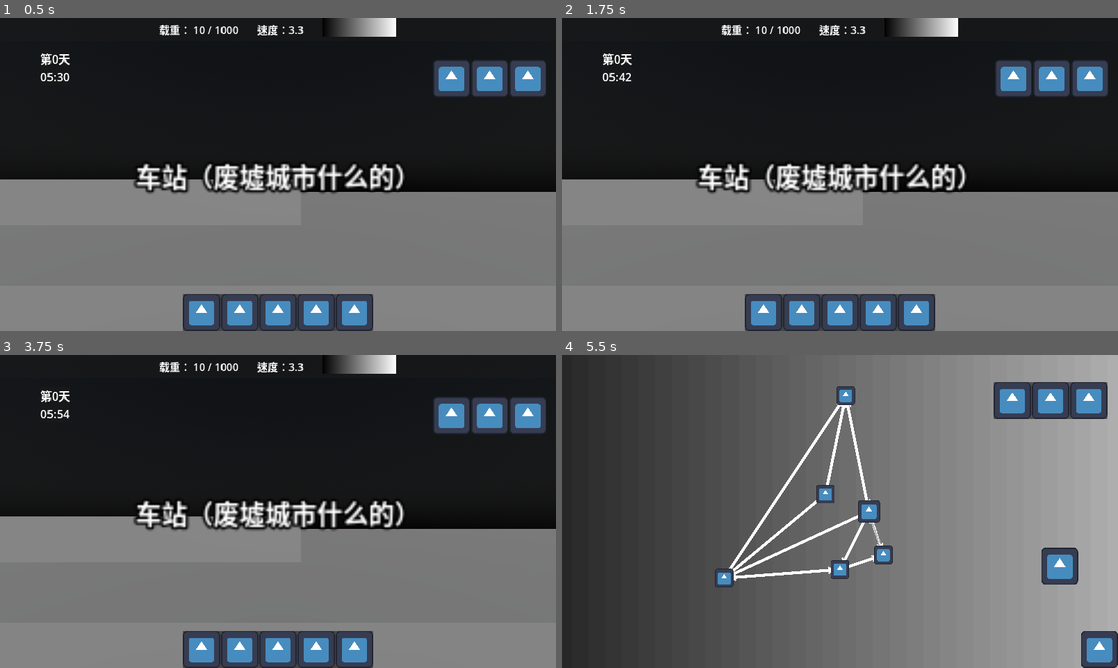
Above: before the commit, frames 1-4 (two rows, left to right).
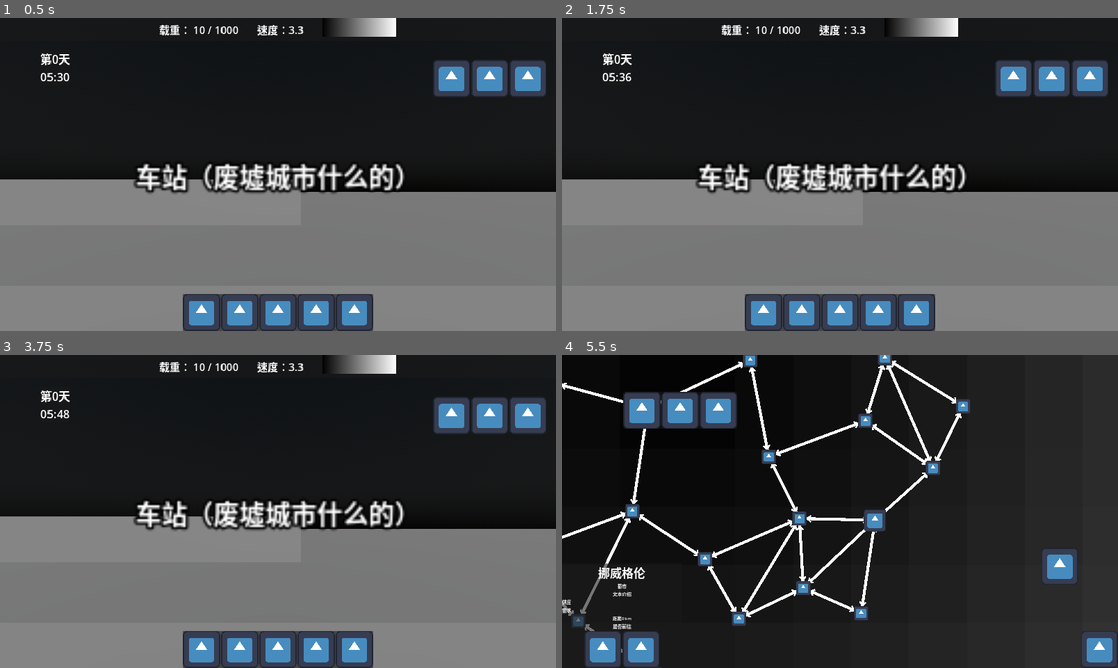
Above: after the commit, the same moments.

Repository: lxdua/EndingLine
Game: Godot game, scene res://Scene/BaseScene/base_scene.tscn
The game is run twice, just before and just after one commit, with the same random seed, the same clock (stepped at 60 frames per second) and the same inputs. This scene is started directly instead of the project's main scene. The engine's default icon, where the game draws it, is replaced by a stand-in: a white triangle on a blue panel in a dark square.
Inputs (mouse positions are in pixels of both pictures, inside the frame that each line leads up to):
- Up to frame 1 (0.5 s): no input
- Up to frame 2 (1.75 s): click (1090, 77) at 0.5 s; click (1051, 77) at 1.25 s
- Up to frame 3 (3.75 s): click (489, 414) at 2 s; click (200, 649) at 2.75 s; click (239, 649) at 3.5 s
- Up to frame 4 (5.5 s): click (840, 649) at 4.25 s; click (895, 527) at 5.02 s

Frame 1 is identical in both runs. In frame 2, less than 0.1% of the frame differs, in the area x 10-13%, y 17-21%; in frame 3, less than 0.1%; in frame 4, 95%, in the area x 0-100%, y 0-100%.

Commit message:
程序化生成地图+最短路重写

Diff:
--- a/endinglinetry/Class/MapRes/map_res.gd
+++ b/endinglinetry/Class/MapRes/map_res.gd
@@ -5,7 +5,7 @@
 @export var station_pos_list: Array[Vector2]
 
 ## 三个参数分别是 起点编号 终点编号 路程
-@export var track_list: Array[Vector3i]
+@export var track_list: Array[Array]
 
-## 三个参数分别是 起点编号 终点编号 路程 建造花费
-@export var buildable_track_list: Array[Vector4i]
+## 四个参数分别是 起点编号 终点编号 路程 建造花费
+@export var buildable_track_list: Array[Array]
--- a/endinglinetry/Global/Curtain/curtain_layer.gd
+++ b/endinglinetry/Global/Curtain/curtain_layer.gd
@@ -11,6 +11,7 @@
 	await curtain_animation_player.animation_finished
 
 func fade_out():
+	Engine.time_scale = 1.0
 	curtain_animation_player.play("curtain fade out")
 
 func curtain_change_scene(file: String, tip: String = ""):
--- /dev/null
+++ b/endinglinetry/Global/GlobalVar/global_var.gd
@@ -0,0 +1,4 @@
+extends Node
+
+
+var time_scale: float = 1.0
--- a/endinglinetry/Scene/BaseScene/TrainStatsManager/train_stats_manager.gd
+++ b/endinglinetry/Scene/BaseScene/TrainStatsManager/train_stats_manager.gd
@@ -69,7 +69,7 @@
 
 @export var train_speed_label: Label
 
-var current_speed: float = 5.0:
+var current_speed: float = 1.0:
 	set(v):
 		current_speed = clamp(v, 0, INF)
 		update_train_speed_label()
--- a/endinglinetry/Scene/BaseScene/base_scene.gd
+++ b/endinglinetry/Scene/BaseScene/base_scene.gd
@@ -95,10 +95,10 @@
 	get_tree().set_pause(false)
 
 func _on_speed_up_button_button_down() -> void:
-	Engine.set_time_scale(10.0)
+	GlobalVar.time_scale = 10.0
 
 func _on_speed_up_button_button_up() -> void:
-	Engine.set_time_scale(1.0)
+	GlobalVar.time_scale = 1.0
 
 #endregion
 
@@ -137,7 +137,7 @@
 	clock_label.text += str(minute)
 
 func _on_clock_timer_timeout() -> void:
-	current_time += 6
+	current_time += 6 * GlobalVar.time_scale
 
 func is_daytime():
 	return 6 <= hour and hour <= 18
--- a/endinglinetry/Scene/BaseScene/base_scene.tscn
+++ b/endinglinetry/Scene/BaseScene/base_scene.tscn
@@ -36,6 +36,7 @@
 [node name="SecondarySceneRoot" type="Node2D" parent="."]
 
 [node name="RouteSelectionScene" parent="SecondarySceneRoot" node_paths=PackedStringArray("train_stats_manager") instance=ExtResource("2_7vr7o")]
+station_num = 30
 train_stats_manager = NodePath("../../TrainStatsManager")
 
 [node name="UI" type="CanvasLayer" parent="."]
--- a/endinglinetry/Scene/PlayerBody/player_body.tscn
+++ b/endinglinetry/Scene/PlayerBody/player_body.tscn
@@ -148,7 +148,7 @@
 sprite_frames = SubResource("SpriteFrames_xbnwi")
 animation = &"idle"
 autoplay = "idle"
-frame_progress = 0.389237
+frame_progress = 0.92768
 
 [node name="PlayerBodyCollisionShape" type="CollisionShape3D" parent="."]
 transform = Transform3D(1, 0, 0, 0, 1, 0, 0, 0, 1, 0, 0.25, 0)
--- a/endinglinetry/Scene/PrisonScene/prison_scene.tscn
+++ b/endinglinetry/Scene/PrisonScene/prison_scene.tscn
@@ -8,7 +8,7 @@
 background_mode = 1
 
 [sub_resource type="BoxShape3D" id="BoxShape3D_0m0cr"]
-size = Vector3(3.47461, 2.39563, 3.75513)
+size = Vector3(13.189, 2.39563, 3.75513)
 
 [node name="PrisonScene" type="Node3D"]
 
@@ -38,7 +38,7 @@
 size = Vector3(32.2256, 7.61475, 10.6913)
 
 [node name="OmniLight3D" type="OmniLight3D" parent="."]
-transform = Transform3D(1, 0, 0, 0, 1, 0, 0, 0, 1, 0, 5.91278, -2.05726)
+transform = Transform3D(1, 0, 0, 0, 1, 0, 0, 0, 1, 0, 4.1373, -2.05726)
 omni_range = 66.3479
 omni_attenuation = 0.5
 
@@ -47,4 +47,5 @@
 script = ExtResource("3_itwpy")
 
 [node name="CollisionShape3D" type="CollisionShape3D" parent="PrisonSetOut"]
+transform = Transform3D(1, 0, 0, 0, 1, 0, 0, 0, 1, -4.85718, 0, 0)
 shape = SubResource("BoxShape3D_0m0cr")
--- a/endinglinetry/Scene/RouteSelectionScene/Station/station.gd
+++ b/endinglinetry/Scene/RouteSelectionScene/Station/station.gd
@@ -22,8 +22,7 @@
 
 #region UI交互相关
 
-func _on_station_area_input_event(viewport: Node, event: InputEvent, shape_idx: int) -> void:
-	if event.is_action_pressed("mouse_left"):
-		route_selection.destination_id = station_id
+func _on_station_texture_button_pressed() -> void:
+	route_selection.destination_id = station_id
 
 #endregion
--- a/endinglinetry/Scene/RouteSelectionScene/Station/station.tscn
+++ b/endinglinetry/Scene/RouteSelectionScene/Station/station.tscn
@@ -1,21 +1,25 @@
-[gd_scene load_steps=4 format=3 uid="uid://c76xtrc3nb60s"]
+[gd_scene load_steps=3 format=3 uid="uid://c76xtrc3nb60s"]
 
 [ext_resource type="Script" path="res://Scene/RouteSelectionScene/Station/station.gd" id="1_due88"]
 [ext_resource type="Texture2D" uid="uid://dgbe8puaplb6m" path="res://icon.svg" id="2_o0w6j"]
 
-[sub_resource type="CircleShape2D" id="CircleShape2D_v20il"]
-radius = 31.0161
-
 [node name="Station" type="Node2D"]
 script = ExtResource("1_due88")
 
-[node name="StationSprite" type="Sprite2D" parent="."]
-scale = Vector2(0.5, 0.5)
-texture = ExtResource("2_o0w6j")
+[node name="StationTextureButton" type="TextureButton" parent="."]
+anchors_preset = 8
+anchor_left = 0.5
+anchor_top = 0.5
+anchor_right = 0.5
+anchor_bottom = 0.5
+offset_left = -25.0
+offset_top = -25.0
+offset_right = 25.0
+offset_bottom = 25.0
+grow_horizontal = 2
+grow_vertical = 2
+texture_normal = ExtResource("2_o0w6j")
+ignore_texture_size = true
+stretch_mode = 0
 
-[node name="StationArea" type="Area2D" parent="."]
-
-[node name="StationCollisionShape" type="CollisionShape2D" parent="StationArea"]
-shape = SubResource("CircleShape2D_v20il")
-
-[connection signal="input_event" from="StationArea" to="." method="_on_station_area_input_event"]
+[connection signal="pressed" from="StationTextureButton" to="." method="_on_station_texture_button_pressed"]
--- a/endinglinetry/Scene/RouteSelectionScene/StationContentContainer/station_content_container.gd
+++ b/endinglinetry/Scene/RouteSelectionScene/StationContentContainer/station_content_container.gd
@@ -24,4 +24,4 @@
 	if distance == INF:
 		cost_label.text = "无法到达"
 	else:
-		cost_label.text = "距离" + str(distance) + "m"
+		cost_label.text = "距离" + str(int(distance)) + "km"
--- a/endinglinetry/Scene/RouteSelectionScene/route_selection_scene.gd
+++ b/endinglinetry/Scene/RouteSelectionScene/route_selection_scene.gd
@@ -5,20 +5,22 @@
 const TRACK: = preload("res://Scene/RouteSelectionScene/Track/track.tscn")
 const BUILDABLE_TRACK = preload("res://Scene/RouteSelectionScene/Track/buildable_track.tscn")
 
-const MAX_STATION_NUM: = 500
 const MAX_TRACK_LENGTH: = INF
 
+@export var seed_str: String
+@export var station_num: int = 20
+
 @export var train_stats_manager: TrainStatsManager
-
-@export var map_res: MapRes
 
 @export var track_root: Node2D
 @export var station_root: Node2D
 @export var train_in_map: Node2D
 
+@onready var map_res: MapRes = RandomMapMaker.make_random_map(station_num, seed_str)
+
 func _ready() -> void:
-	init_floyd()
 	create_map()
+	floyd()
 	init_train()
 	hide_station_content()
 
@@ -45,11 +47,11 @@
 	# 放路
 	var track_list = map_res.track_list
 	for track in track_list:
-		add_track(station_dict[track.x], station_dict[track.y], track.z)
+		add_track(station_dict[track[0]], station_dict[track[1]], track[2])
 	# 放没修建的路
 	var buildable_track_list = map_res.buildable_track_list
 	for track in buildable_track_list:
-		add_buildable_track(station_dict[track.x], station_dict[track.y], track.z, track.w)
+		add_buildable_track(station_dict[track[0]], station_dict[track[1]], track[2], track[3])
 	# 部署车站
 	for station_id in station_dict:
 		station_dict[station_id].deploy_station()
@@ -61,10 +63,6 @@
 	station_dict[idx] = new_station
 	station_root.add_child(new_station)
 	idx += 1
-
-func remove_station(station: Station): # TODO 别忘了还要废掉周围的路
-	station_dict.erase(station.station_id)
-	station.queue_free()
 
 func add_track(start_station: Station, end_station: Station, track_length: int):
 	var new_track: = TRACK.instantiate()
@@ -74,7 +72,7 @@
 	track_root.add_child(new_track)
 	start_station.station_connected_track.append(new_track)
 	end_station.station_connected_track.append(new_track)
-	update_track(start_station, end_station, track_length)
+
 
 func add_buildable_track(start_station: Station, end_station: Station, track_length: int, cost: int):
 	var new_buildable_track: = BUILDABLE_TRACK.instantiate()
@@ -84,15 +82,6 @@
 	new_buildable_track.cost = cost
 	track_root.add_child(new_buildable_track)
 
-func remove_track(track: Track):
-	track.queue_free()
-	update_track(track.start_station, track.end_station, MAX_TRACK_LENGTH)
-
-func update_track(start_station: Station, end_station: Station, track_length: int):
-	matrix[start_station.station_id][end_station.station_id] = min(matrix[start_station.station_id][end_station.station_id], track_length)
-	update_floyd(start_station.station_id)
-	update_floyd(end_station.station_id)
-
 #endregion
 
 #region 地图相关-最短路相关
@@ -104,23 +93,27 @@
 ## 最短路
 var shortest_path: Array[int] = []
 
-func init_floyd(n: int = MAX_STATION_NUM):
+
+func floyd():
 	matrix.clear()
-	for i in range(n):
+	for i in range(station_num):
 		matrix.append([])
 		mid_station.append([])
-		for j in range(n):
+		for j in range(station_num):
 			matrix[i].append(MAX_TRACK_LENGTH)
 			mid_station[i].append(-1)
-	for i in range(n):
+	for i in range(station_num):
 		matrix[i][i] = 0
-
-func update_floyd(k: int, n: int = MAX_STATION_NUM):
-	for x in range(n):
-		for y in range(n):
-			if matrix[x][y] > matrix[x][k] + matrix[k][y]:
-				matrix[x][y] = matrix[x][k] + matrix[k][y]
-				mid_station[x][y] = k
+	var track_list = map_res.track_list
+	for track in track_list:
+		matrix[track[0]][track[1]] = track[2]
+
+	for k in range(station_num):
+		for x in range(station_num):
+			for y in range(station_num):
+				if matrix[x][y] > matrix[x][k] + matrix[k][y]:
+					matrix[x][y] = matrix[x][k] + matrix[k][y]
+					mid_station[x][y] = k
 
 func get_shortest_path(start_station: Station, end_station: Station):
 	shortest_path.clear()
@@ -134,6 +127,7 @@
 	if k == -1:
 		shortest_path.append(y)
 	else:
+		prints(x, k, y)
 		calc_mid(x, k)
 		calc_mid(k, y)
 
@@ -153,6 +147,7 @@
 func build_track(buildable_track: BuildableTrack):
 	train_stats_manager.current_money -= buildable_track.cost
 	add_track(buildable_track.start_station, buildable_track.end_station, buildable_track.track_length)
+	map_res.track_list.append([buildable_track.start_station, buildable_track.end_station, buildable_track.track_length])
 	buildable_track.queue_free()
 
 #endregion
@@ -176,6 +171,8 @@
 
 var current_station_id: int
 
+var drive_tween: Tween
+
 ## 下一站清单
 var route_list: Array[int]
 
@@ -198,14 +195,16 @@
 	if is_driving:
 		print("更换目的地！")
 	else:
-		print("出发！")
+		print("出发！", route_list)
 		is_driving = true
 		set_out.emit(station_dict[current_station_id])
 		await get_tree().create_timer(1.0).timeout # 等黑屏
+
 		while not route_list.is_empty():
 			var next_station_id: int = route_list.pop_front()
 			print("正在前往", next_station_id)
-			var drive_tween = train_in_map.create_tween()
+			drive_tween = train_in_map.create_tween()
+			drive_tween.set_speed_scale(GlobalVar.time_scale)
 			drive_tween.tween_property(
 				train_in_map,
 				"global_position",
@@ -213,6 +212,7 @@
 				matrix[current_station_id][next_station_id] / train_stats_manager.current_speed,
 				)
 			await drive_tween.finished
+
 			current_station_id = next_station_id
 		is_driving = false
 		arrive.emit(station_dict[current_station_id].station_scene)
@@ -273,30 +273,26 @@
 	get_tree().set_pause(false)
 
 func _on_speed_up_button_button_down() -> void:
-	Engine.set_time_scale(10.0)
+	GlobalVar.time_scale = 10.0
+	drive_tween.set_speed_scale(10.0)
 
 func _on_speed_up_button_button_up() -> void:
-	Engine.set_time_scale(1.0)
+	GlobalVar.time_scale = 1.0
+	drive_tween.set_speed_scale(1.0)
 
 #endregion
 
 #region 摄像机相关
 
 @onready var camera: Camera2D = $Map/Camera
-@onready var center_marker: Marker2D = $UI/CenterMarker
-
-var is_following: bool = true:
-	set(v):
-		is_following = v
-		if v:
-			camera.position_smoothing_speed = 50.0
-		else:
-			camera.position_smoothing_speed = 5.0
+@onready var marker: Marker2D = $UI/Marker
+
+var is_following: bool = true
 
 func camera_follow_train(delta: float):
 	if not all_visible:
 		return
-	var mouse_vec: = center_marker.get_local_mouse_position()
+	var mouse_vec = marker.get_local_mouse_position()
 	if (960.0 >= abs(mouse_vec.x) and abs(mouse_vec.x) >= 960.0-50.0) or (540.0 >= abs(mouse_vec.y) and abs(mouse_vec.y) >= 540.0-50.0):
 		is_following = false
 		camera.global_position += mouse_vec * delta / 2.0
@@ -314,7 +310,7 @@
 				return
 			camera.zoom *= 1.1
 		if event.button_index == MOUSE_BUTTON_WHEEL_DOWN:
-			if camera.zoom / 1.1 < Vector2(0.9,0.9):
+			if camera.zoom / 1.1 < Vector2(0.8,0.8):
 				return
 			camera.zoom /= 1.1
 
--- a/endinglinetry/Scene/RouteSelectionScene/route_selection_scene.tscn
+++ b/endinglinetry/Scene/RouteSelectionScene/route_selection_scene.tscn
@@ -1,8 +1,7 @@
-[gd_scene load_steps=8 format=3 uid="uid://c5vtntw4vu6n"]
+[gd_scene load_steps=7 format=3 uid="uid://c5vtntw4vu6n"]
 
 [ext_resource type="Script" path="res://Scene/RouteSelectionScene/route_selection_scene.gd" id="1_uwgh6"]
 [ext_resource type="Texture2D" uid="uid://dgbe8puaplb6m" path="res://icon.svg" id="1_wsivo"]
-[ext_resource type="Resource" uid="uid://r7jiclu5duer" path="res://Resource/MapRes/map1.tres" id="2_obe6l"]
 [ext_resource type="PackedScene" uid="uid://bjn0jxrrcrn7u" path="res://Scene/RouteSelectionScene/TrainInMap/train_in_map.tscn" id="3_d0dn0"]
 [ext_resource type="Script" path="res://Scene/RouteSelectionScene/StationContentContainer/station_content_container.gd" id="5_m5r5u"]
 
@@ -10,10 +9,11 @@
 
 [sub_resource type="GradientTexture2D" id="GradientTexture2D_cyxby"]
 gradient = SubResource("Gradient_lrcro")
+fill = 1
+fill_from = Vector2(0.5, 0.5)
 
 [node name="RouteSelectionScene" type="Node2D" node_paths=PackedStringArray("track_root", "station_root", "train_in_map")]
 script = ExtResource("1_uwgh6")
-map_res = ExtResource("2_obe6l")
 track_root = NodePath("Map/TrackRoot")
 station_root = NodePath("Map/StationRoot")
 train_in_map = NodePath("Map/TrainInMap")
@@ -22,9 +22,20 @@
 layer = 3
 follow_viewport_enabled = true
 
-[node name="BackGround" type="Sprite2D" parent="Map"]
-position = Vector2(287.5, 126.5)
-scale = Vector2(57.8594, 35.6719)
+[node name="BackGround" type="TextureRect" parent="Map"]
+anchors_preset = 8
+anchor_left = 0.5
+anchor_top = 0.5
+anchor_right = 0.5
+anchor_bottom = 0.5
+offset_left = -992.0
+offset_top = -572.0
+offset_right = -928.0
+offset_bottom = -508.0
+grow_horizontal = 2
+grow_vertical = 2
+scale = Vector2(200, 200)
+pivot_offset = Vector2(32, 32)
 texture = SubResource("GradientTexture2D_cyxby")
 
 [node name="TrackRoot" type="Node2D" parent="Map"]
@@ -34,16 +45,17 @@
 [node name="TrainInMap" parent="Map" instance=ExtResource("3_d0dn0")]
 
 [node name="Camera" type="Camera2D" parent="Map"]
+position = Vector2(285, 347)
 position_smoothing_enabled = true
 position_smoothing_speed = 50.0
-drag_horizontal_enabled = true
-drag_vertical_enabled = true
 drag_left_margin = 0.1
 drag_top_margin = 0.15
 drag_right_margin = 0.1
 drag_bottom_margin = 0.15
 editor_draw_limits = true
 editor_draw_drag_margin = true
+
+[node name="Node2D" type="Node2D" parent="Map"]
 
 [node name="UI" type="CanvasLayer" parent="."]
 process_mode = 3
@@ -72,10 +84,10 @@
 anchors_preset = 1
 anchor_left = 1.0
 anchor_right = 1.0
-offset_left = -429.0
-offset_top = 93.0
-offset_right = -37.0
-offset_bottom = 221.0
+offset_left = -1708.0
+offset_top = 127.0
+offset_right = -1316.0
+offset_bottom = 255.0
 grow_horizontal = 0
 
 [node name="HBoxContainer" type="HBoxContainer" parent="UI/TimeScaleContainer"]
@@ -84,6 +96,7 @@
 [node name="PauseButton" type="TextureButton" parent="UI/TimeScaleContainer/HBoxContainer"]
 layout_mode = 2
 texture_normal = ExtResource("1_wsivo")
+stretch_mode = 3
 
 [node name="ContinueButton" type="TextureButton" parent="UI/TimeScaleContainer/HBoxContainer"]
 layout_mode = 2
@@ -159,7 +172,7 @@
 layout_mode = 2
 texture_normal = ExtResource("1_wsivo")
 
-[node name="CenterMarker" type="Marker2D" parent="UI"]
+[node name="Marker" type="Marker2D" parent="UI"]
 position = Vector2(960, 540)
 
 [connection signal="destination_id_update" from="." to="." method="_on_destination_id_update"]
--- /dev/null
+++ b/endinglinetry/Tool/RandomMapMaker/random_map_maker.gd
@@ -0,0 +1,161 @@
+extends Node
+
+const PLOTTING_SCALE: float = 1.0
+
+@export_range(1, 50) var add_num: int = 10
+@export_range(100, 5000) var max_dist: int = 1000
+
+var station_sum: int
+
+func make_random_map(sta_sum: int, seed_str: String):
+	station_sum = sta_sum
+	if seed_str != "":
+		seed(seed_str.hash())
+	else:
+		seed_str = Time.get_time_string_from_system()
+		seed(seed_str.hash())
+		print(seed_str)
+	make_station()
+	sort_by_dist()
+	make_track()
+	make_track()
+	make_buildable_track()
+	return return_map_res()
+
+func return_map_res():
+	var map_res: MapRes = MapRes.new()
+	for sta in sta_list:
+		map_res.station_pos_list.append(sta.pos)
+	for tra in tra_list:
+		map_res.track_list.append([
+			tra.st,
+			tra.ed,
+			(sta_list[tra.st].pos - sta_list[tra.ed].pos).length() * PLOTTING_SCALE,
+			])
+
+	return map_res
+
+class _Station:
+	var id: int
+	var pos: Vector2
+	func _init(id: int, pos: Vector2) -> void:
+		self.id = id
+		self.pos = pos
+
+class _Track:
+	var st: int
+	var ed: int
+	func _init(st: int, ed: int) -> void:
+		self.st = st
+		self.ed = ed
+
+class _Buildable_Track:
+	var st: _Station
+	var ed: _Station
+
+var sta_list: Array[_Station]
+var tra_list: Array[_Track]
+var bu_tra_list: Array[_Buildable_Track]
+
+func make_station():
+	for id in range(station_sum):
+		var new_sta_arr = []
+		for i in range(add_num):
+			var new_sta_pos: Vector2i
+			new_sta_pos.x = randi_range(-max_dist, max_dist)
+			new_sta_pos.y = randf_range(-sqrt(max_dist * max_dist - new_sta_pos.x * new_sta_pos.x), sqrt(max_dist * max_dist - new_sta_pos.x * new_sta_pos.x))
+			var mi_dist = INF
+			for sta in sta_list:
+				var dist = Vector2i(sta.pos) - new_sta_pos
+				mi_dist = min(mi_dist, dist.length())
+			new_sta_arr.append({
+				"pos": new_sta_pos,
+				"dist": mi_dist,
+			})
+		new_sta_arr.sort_custom(func(x: Dictionary, y: Dictionary):
+			return x["dist"] > y["dist"]
+		)
+		var new_sta = _Station.new(id, new_sta_arr[0]["pos"])
+		sta_list.append(new_sta)
+
+func make_track():
+	for i in range(station_sum):
+		var id1: int = sta_list[i].id
+		var id2: int = get_nearest_sta(i)
+		add_track(id1, id2)
+		sta_con.append([id1, id2])
+
+func make_buildable_track():
+	pass
+
+var sta_sort_by_dist: Array[Array]
+var sta_con: Array[Array]
+
+func sort_by_dist():
+	sta_sort_by_dist.clear()
+	for sta1 in sta_list:
+		sta_sort_by_dist.append([])
+		for sta2 in sta_list:
+			if sta1 == sta2:
+				continue
+			sta_sort_by_dist[sta1.id].append(sta2)
+		sta_sort_by_dist[sta1.id].sort_custom(func(x: _Station, y: _Station):
+			var dx: = (sta1.pos - x.pos).length()
+			var dy: = (sta1.pos - y.pos).length()
+			return dx < dy
+		)
+
+func get_nearest_sta(id: int):
+	for s2 in sta_sort_by_dist[id]:
+		if not sta_con.has([id, s2.id]) and not sta_con.has([s2.id, id]):
+			return s2.id
+	return null
+
+func add_track(id1: int, id2: int):
+	if not check_track(id1, id2):
+		return
+	tra_list.append(_Track.new(id1, id2))
+	tra_list.append(_Track.new(id2, id1))
+
+func check_track(id1: int, id2: int):
+	var A: Vector2 = sta_list[id1].pos
+	var B: Vector2 = sta_list[id2].pos
+	var ab: Vector2 = B-A
+	var ba: Vector2 = A-B
+#region 检查交叉
+	for tra in tra_list:
+		var C: Vector2 = sta_list[tra.st].pos
+		var D: Vector2 = sta_list[tra.ed].pos
+		if max(C.x,D.x)<min(A.x,B.x) or max(C.y,D.y)<min(A.y,B.y) or max(A.x,B.x)<min(C.x,D.x) or max(A.y,B.y)<min(C.y,D.y):
+			continue
+		var cd: Vector2 = D - C
+		var ca: Vector2 = A - C
+		var cb: Vector2 = B - C
+		var v1 = cd.cross(ca)
+		var v2 = cd.cross(cb)
+		if v1*v2 <= 0:
+			if C==A or C==B or D==A or D==B:
+				continue
+			return false
+#endregion
+
+#region 检查角度
+	for tra in tra_list:
+		var pst: Vector2 = sta_list[tra.st].pos
+		var ped: Vector2 = sta_list[tra.ed].pos
+		var angle_bet
+		if tra.st==id1:
+			angle_bet = ab.angle_to(ped - pst)
+		elif tra.ed==id1:
+			angle_bet = ab.angle_to(pst - ped)
+		elif tra.st==id2:
+			angle_bet = ba.angle_to(pst - ped)
+		elif tra.ed==id2:
+			angle_bet = ba.angle_to(ped - pst)
+		else:
+			continue
+		if abs(angle_bet) < PI/12.0:
+			return false
+#endregion
+
+	return true
--- a/endinglinetry/project.godot
+++ b/endinglinetry/project.godot
@@ -19,6 +19,8 @@
 
 GlobalUiBox="*res://Global/GlobalUIBox/global_ui_box.gd"
 CurtainLayer="*res://Global/Curtain/curtain_layer.tscn"
+RandomMapMaker="*res://Tool/RandomMapMaker/random_map_maker.gd"
+GlobalVar="*res://Global/GlobalVar/global_var.gd"
 
 [display]
 
Not shown, added: endinglinetry/export_presets.cfg
Not shown, changed: Art/Aseprite/A+I.aseprite
